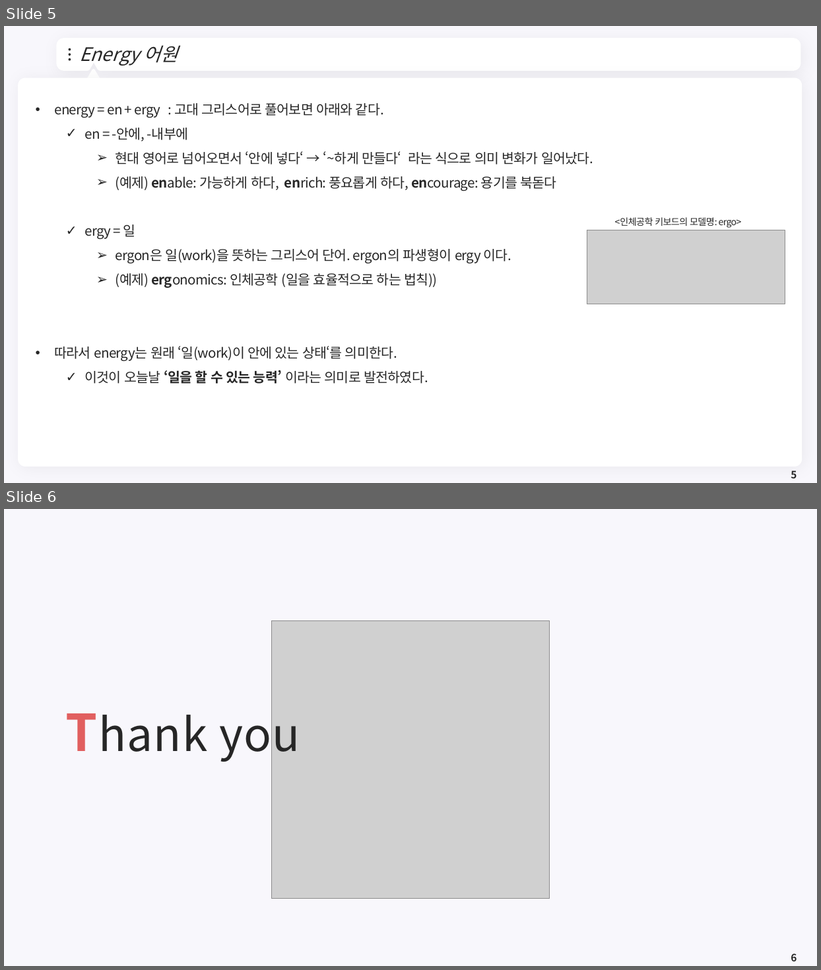
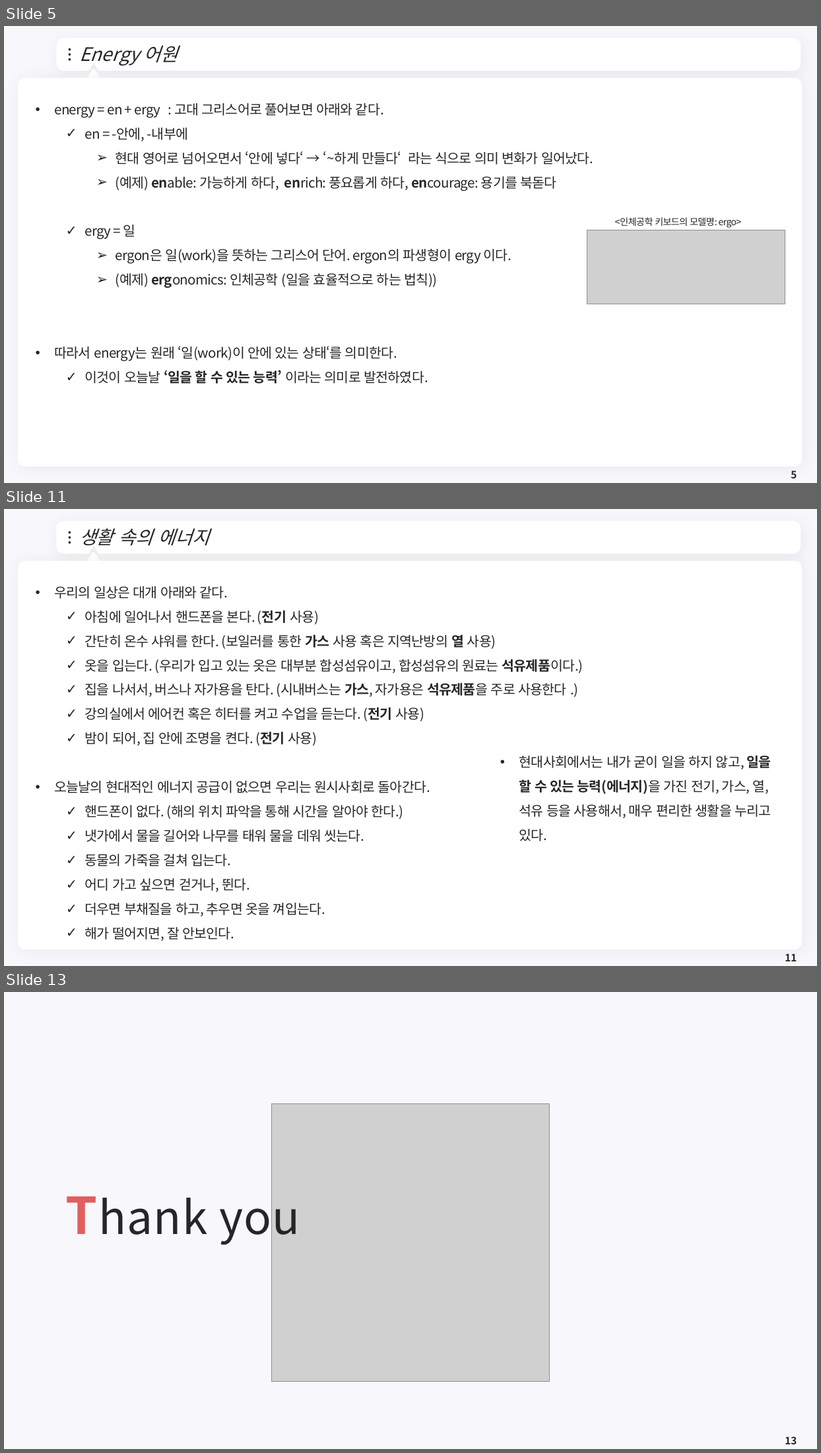
Before and after one commit to meandthey/Teaching, a slide deck: 에너지경제학/자원에너지경제학_Chapter_1.pptx. Shown one above the other, each under a label of ours: slides 5 and 6 before the commit, slides 5, 11 and 13 after it; the slides between them are not shown. The pictures are 821x970 and 821x1453 pixels, drawn with LibreOffice and Linux fonts; fonts in the diff are those of the drawing; grey boxes stand for pictures; background and template pictures are left out. Boxes give left, top, right and bottom in pixels: in the first picture for what was removed or moved away, otherwise in the second. Text is boxed around its words. In the diff, an @@ line names an element or a change of style, - is before the commit and + after.

```diff
--- a/에너지경제학/자원에너지경제학_Chapter_1.pptx
+++ b/에너지경제학/자원에너지경제학_Chapter_1.pptx
@@ slide 11 added at [4, 509, 817, 966], background #F8F7FC; not listed: 7 template elements that a slide beside it also shows @@
@@ title added at [79, 528, 210, 546], 22 pt, text #262626, italic @@
+생활 속의 에너지
@@ text added at [54, 586, 583, 941], 16 pt, text #262626 @@
+• 우리의 일상은 대개 아래와 같다.
+  ✓ 아침에 일어나서 핸드폰을 본다. (전기 사용)
+  ✓ 간단히 온수 샤워를 한다. (보일러를 통한 가스 사용 혹은 지역난방의 열 사용)
+  ✓ 옷을 입는다. (우리가 입고 있는 옷은 대부분 합성섬유이고, 합성섬유의 원료는 석유제품이다.)
+  ✓ 집을 나서서, 버스나 자가용을 탄다. (시내버스는 가스, 자가용은 석유제품을 주로 사용한다 .)
+  ✓ 강의실에서 에어컨 혹은 히터를 켜고 수업을 듣는다. (전기 사용)
+  ✓ 밤이 되어, 집 안에 조명을 켠다. (전기 사용)
+• 오늘날의 현대적인 에너지 공급이 없으면 우리는 원시사회로 돌아간다.
+  ✓ 핸드폰이 없다. (해의 위치 파악을 통해 시간을 알아야 한다.)
+  ✓ 냇가에서 물을 길어와 나무를 태워 물을 데워 씻는다.
+  ✓ 동물의 가죽을 걸쳐 입는다.
+  ✓ 어디 가고 싶으면 걷거나, 뛴다.
+  ✓ 더우면 부채질을 하고, 추우면 옷을 껴입는다.
+  ✓ 해가 떨어지면, 잘 안보인다.
@@ text added at [519, 756, 772, 842], 16 pt, text #262626 @@
+• 현대사회에서는 내가 굳이 일을 하지 않고, 일을 할 수 있는 능력(에너지)을 가진 전기, 가스, 열, 석유 등을 사용해서, 매우 편리한 생활을 누리고 있다.
@@ page number added at [785, 954, 797, 962], 12 pt, text #262626, bold @@
+11
@@ what was slide 6 is now slide 13 @@
@@ page number at [785, 1437, 797, 1445]: text changed @@
-6
+13
```
Also in this commit, not shown: 6 other slides added, 1 other file.
